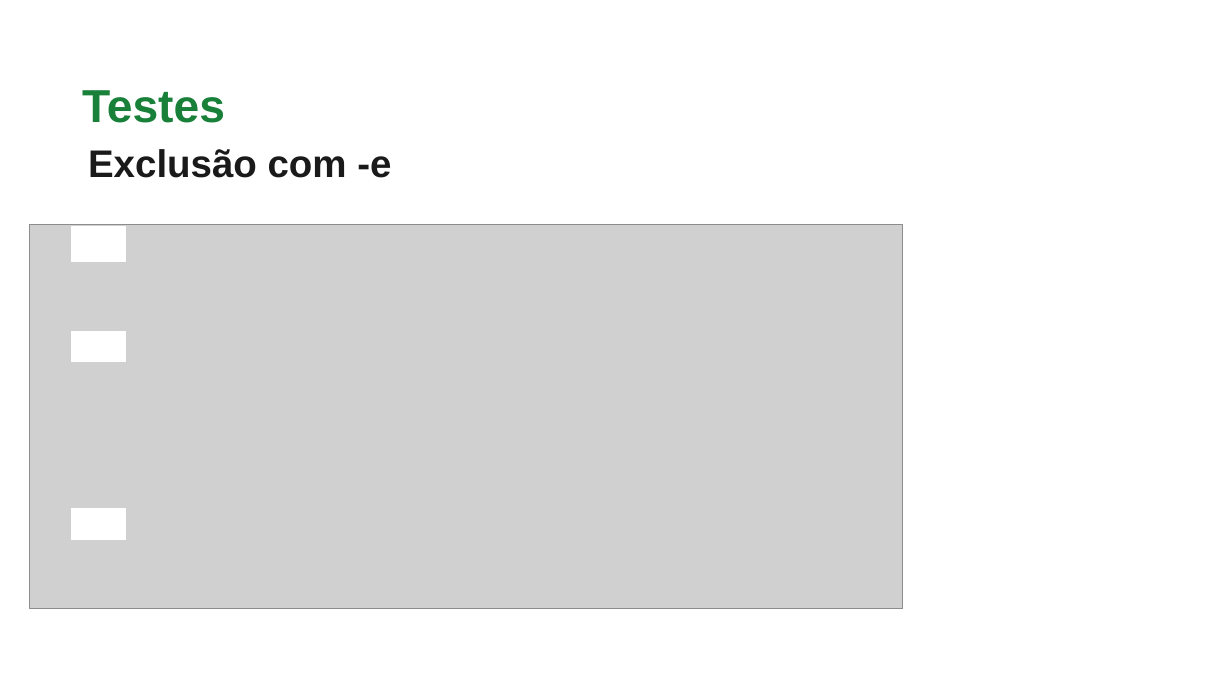
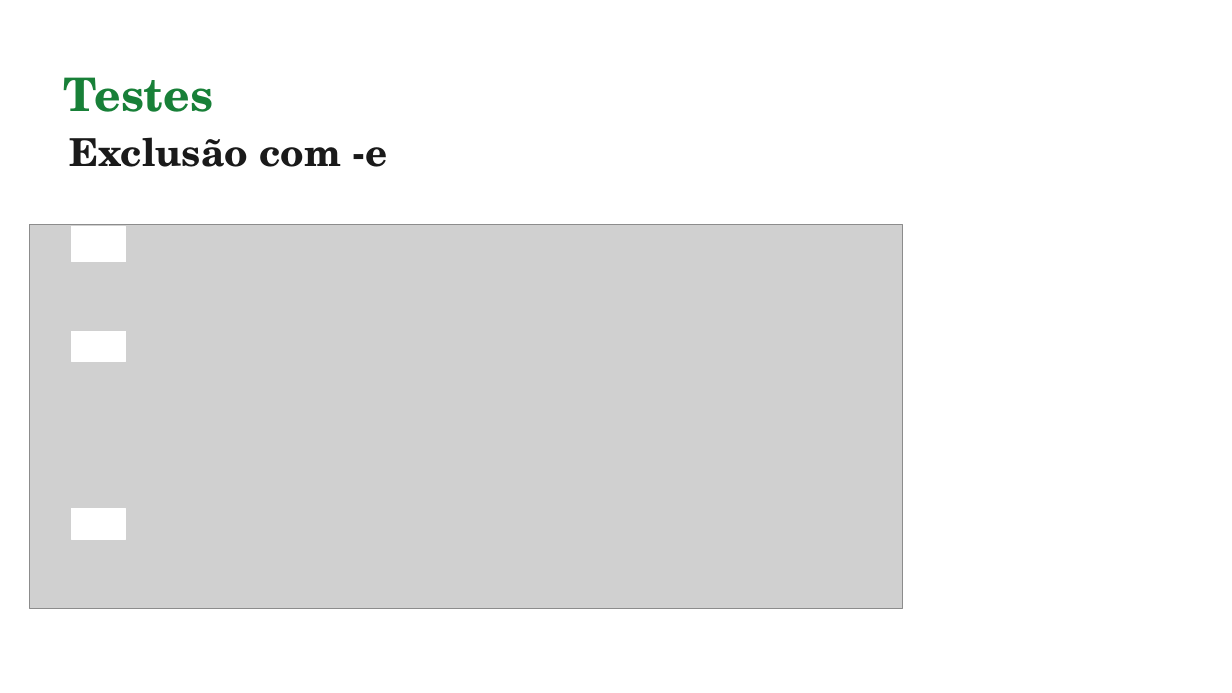
Before and after one commit to Alice678-afk/SO-Trabalho1, a slide deck: slide 18 of entrega/TrabalhoPratico1.pptx. Drawn at 1232x693 pixels with LibreOffice and Linux fonts; fonts in the diff are those of the drawing; grey boxes stand for pictures. Boxes give left, top, right and bottom in pixels: in the first picture for what was removed or moved away, otherwise in the second. Text is boxed around its words. In the diff, an @@ line names an element or a change of style, - is before the commit and + after.

Commit message:
Adicionar testes nos slides

```diff
--- a/entrega/TrabalhoPratico1.pptx
+++ b/entrega/TrabalhoPratico1.pptx
@@ text "Testes": place and size @@
-text "Testes" at bbox=[82, 90, 225, 123]
+text "Testes" at bbox=[63, 77, 213, 112]
@@ text "Testes" at bbox=[63, 77, 213, 112]: font Arial to TeX Gyre Schola @@
@@ text "Exclusão com -e": place and size @@
-text "Exclusão com -e" at bbox=[88, 149, 391, 178]
+text "Exclusão com -e" at bbox=[69, 137, 387, 167]
@@ text "Exclusão com -e" at bbox=[69, 137, 387, 167]: font Arial to TeX Gyre Schola @@
```
Also in this commit, not shown: 23 other slides changed, 5 slides added, 1 slide removed, 2 other files.
